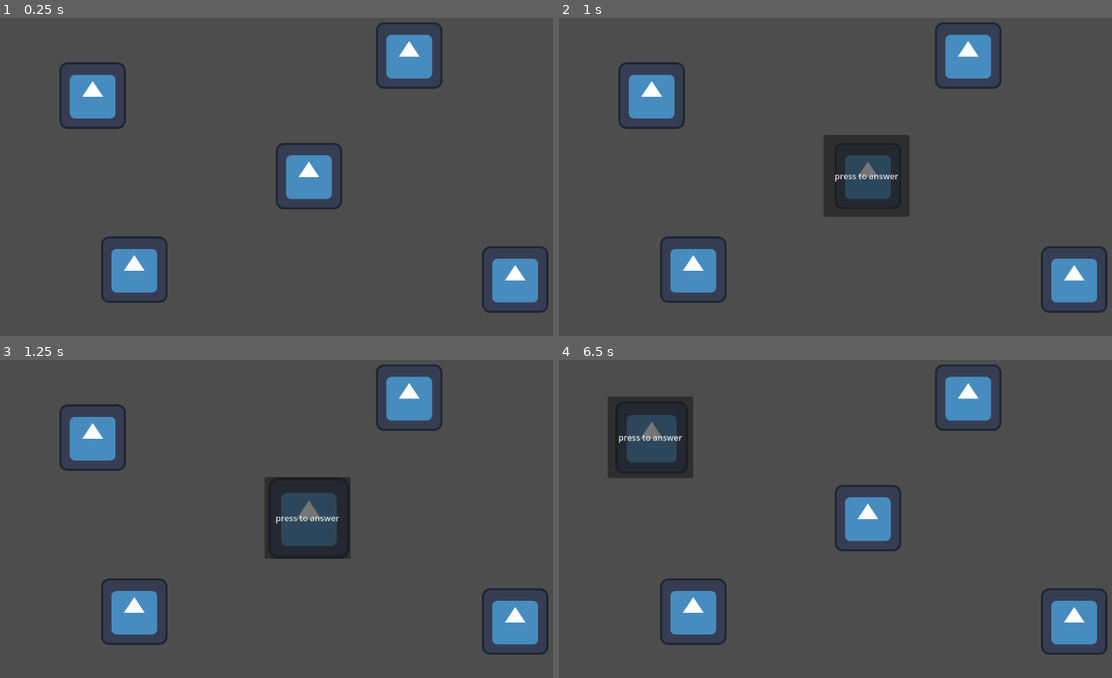
Above: before the commit, frames 1-4 (two rows, left to right).
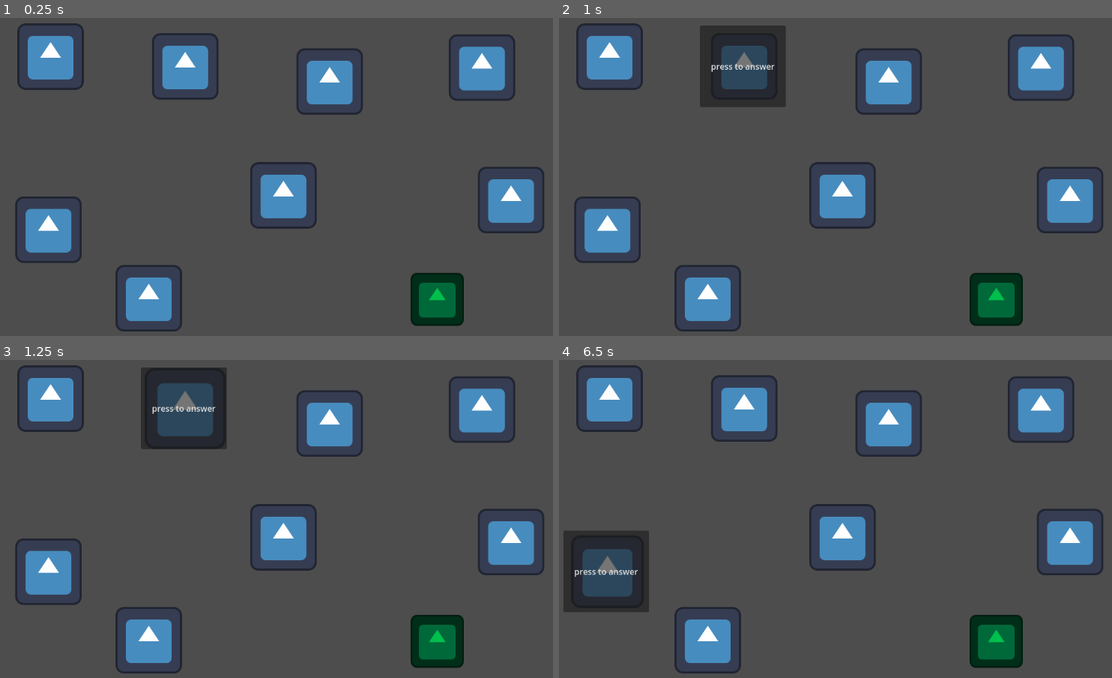
Above: after the commit, the same moments.

Repository: KamCych/MyFYP
Game: Godot game, scene res://main.tscn
Same seed, same stepped clock (60 frames per second), same inputs: the game is played once before the commit and once after it. The engine's default icon, where the game draws it, is replaced by a stand-in: a white triangle on a blue panel in a dark square.
Inputs:
- Up to frame 1 (0.25 s): no input
- Up to frame 2 (1 s): tap Enter at 0.5 s
- Up to frame 3 (1.25 s): no input
- Up to frame 4 (6.5 s): click "press to answer" at 1.25 s; tap Space at 2, 3.5, 5 s; tap Enter at 2.75, 4.25 s

The runs differ from the first frame. In frame 1, 19% of the frame differs, in the area x 2-100%, y 1-99%; in frame 2, 23%; in frame 3, 23%; in frame 4, 24%, in the area x 0-100%, y 1-99%.

Commit message:
Setting up input manager

Diff:
--- /dev/null
+++ b/fyp-wire-rush/engineer.tscn
@@ -0,0 +1,10 @@
+[gd_scene load_steps=2 format=3 uid="uid://dd3u8b2q6l34"]
+
+[ext_resource type="Texture2D" uid="uid://bm422wi6tdnwo" path="res://icon.svg" id="1_y47ya"]
+
+[node name="Engineer" type="Node2D"]
+
+[node name="Sprite2D" type="Sprite2D" parent="."]
+modulate = Color(0.86499, 0.354756, 0, 1)
+scale = Vector2(0.25, 0.25)
+texture = ExtResource("1_y47ya")
--- a/fyp-wire-rush/home.gd
+++ b/fyp-wire-rush/home.gd
@@ -4,6 +4,7 @@
 
 var isCalling = false
 var needHelp = false
+var connected = false
 
 func _process(delta: float) -> void:
 
--- /dev/null
+++ b/fyp-wire-rush/hq.gd
@@ -0,0 +1,6 @@
+extends Node2D
+
+
+
+func _on_answered():
+	var engineer = load("res://engineer.tscn")
--- /dev/null
+++ b/fyp-wire-rush/hq.tscn
@@ -0,0 +1,12 @@
+[gd_scene load_steps=3 format=3 uid="uid://e3g7xt1qmm7u"]
+
+[ext_resource type="Script" uid="uid://cj18lr0pyjwlg" path="res://hq.gd" id="1_7tt6b"]
+[ext_resource type="Texture2D" uid="uid://bm422wi6tdnwo" path="res://icon.svg" id="1_y5vmi"]
+
+[node name="HQ" type="Node2D"]
+scale = Vector2(0.8, 0.8)
+script = ExtResource("1_7tt6b")
+
+[node name="Sprite2D" type="Sprite2D" parent="."]
+modulate = Color(5.10186e-06, 0.748854, 0.302162, 1)
+texture = ExtResource("1_y5vmi")
--- /dev/null
+++ b/fyp-wire-rush/input_manager.gd
@@ -0,0 +1,20 @@
+extends Node
+
+#this script will take input from the controller
+
+var knobActions : Array = ["PHONE", "NET", "DISCONNECT"]
+var currentAction : String # for example: "NET"
+var plugs : Array = ["A1", "A2", "A3", "A4", "B1", "B2", "B3", "B4"]
+var currentlyPlugged : Array # for example: ["A2", "B1"]
+
+
+func _ready() -> void:
+	var homes = get_tree().get_nodes_in_group("homes")
+
+	for i in homes:
+		for j in currentlyPlugged:
+			if i.name == j:
+				i.connected = true
+
+func onButtonPress():
+	pass
--- a/fyp-wire-rush/main.tscn
+++ b/fyp-wire-rush/main.tscn
@@ -1,7 +1,9 @@
-[gd_scene load_steps=3 format=3 uid="uid://bkl8ujy5ssp7g"]
+[gd_scene load_steps=5 format=3 uid="uid://bkl8ujy5ssp7g"]
 
 [ext_resource type="PackedScene" uid="uid://dyh0sto57vr2p" path="res://call_manager.tscn" id="1_0xm2m"]
 [ext_resource type="PackedScene" uid="uid://8kjrvfqefuup" path="res://home.tscn" id="2_h2yge"]
+[ext_resource type="Script" uid="uid://bfluna446oajx" path="res://input_manager.gd" id="3_h2yge"]
+[ext_resource type="PackedScene" uid="uid://e3g7xt1qmm7u" path="res://hq.tscn" id="4_1bvp3"]
 
 [node name="Main" type="Node2D"]
 
@@ -12,19 +14,34 @@
 
 [node name="Homes" type="Node" parent="."]
 
-[node name="Home" parent="Homes" instance=ExtResource("2_h2yge")]
-position = Vector2(187, 171)
+[node name="A1" parent="Homes" instance=ExtResource("2_h2yge")]
+position = Vector2(106, 96)
 
-[node name="Home2" parent="Homes" instance=ExtResource("2_h2yge")]
-position = Vector2(1000, 525)
+[node name="A2" parent="Homes" instance=ExtResource("2_h2yge")]
+position = Vector2(365, 115)
 
-[node name="Home3" parent="Homes" instance=ExtResource("2_h2yge")]
-position = Vector2(796, 94)
+[node name="A3" parent="Homes" instance=ExtResource("2_h2yge")]
+position = Vector2(643, 144)
 
-[node name="Home4" parent="Homes" instance=ExtResource("2_h2yge")]
-position = Vector2(603, 326)
+[node name="A4" parent="Homes" instance=ExtResource("2_h2yge")]
+position = Vector2(936, 117)
 
-[node name="Home5" parent="Homes" instance=ExtResource("2_h2yge")]
-position = Vector2(267, 506)
+[node name="B1" parent="Homes" instance=ExtResource("2_h2yge")]
+position = Vector2(102, 429)
+
+[node name="B2" parent="Homes" instance=ExtResource("2_h2yge")]
+position = Vector2(295, 561)
+
+[node name="B3" parent="Homes" instance=ExtResource("2_h2yge")]
+position = Vector2(554, 363)
+
+[node name="B4" parent="Homes" instance=ExtResource("2_h2yge")]
+position = Vector2(992, 372)
+
+[node name="InputManager" type="Node" parent="."]
+script = ExtResource("3_h2yge")
+
+[node name="HQ" parent="." instance=ExtResource("4_1bvp3")]
+position = Vector2(850, 563)
 
 [connection signal="timeout" from="CallManager/CallTimer" to="CallManager" method="_on_call_timer_timeout"]
Not shown, added: fyp-wire-rush/hq.gd.uid
Not shown, added: fyp-wire-rush/input_manager.gd.uid
